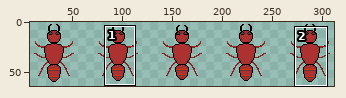
File history of a sprite sheet, assets/Basic Ant Idle.png. Above, an overview of the earlier version with the close-up marked.
Close-up. The starting point:
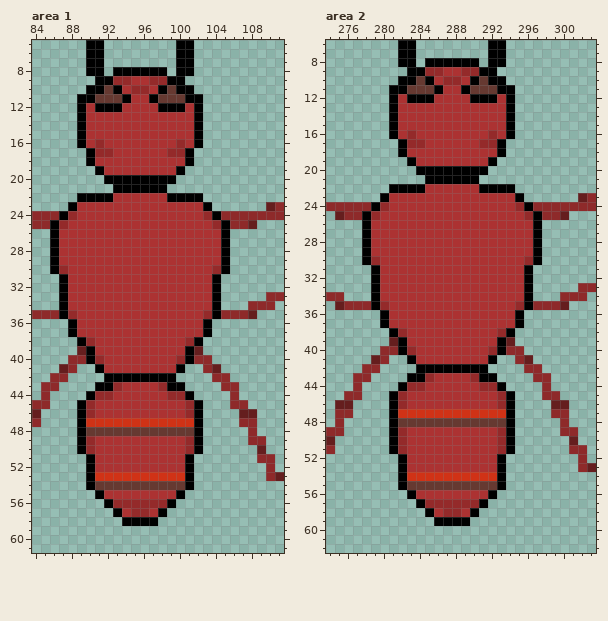
The file is 320x64 pixels. Shown: area 1: x 84..111, y 5..61; area 2: x 274..303, y 6..62. The wide view leaves out empty margins. The commit also changed other parts of the picture, which this record leaves out.
Now the later version:
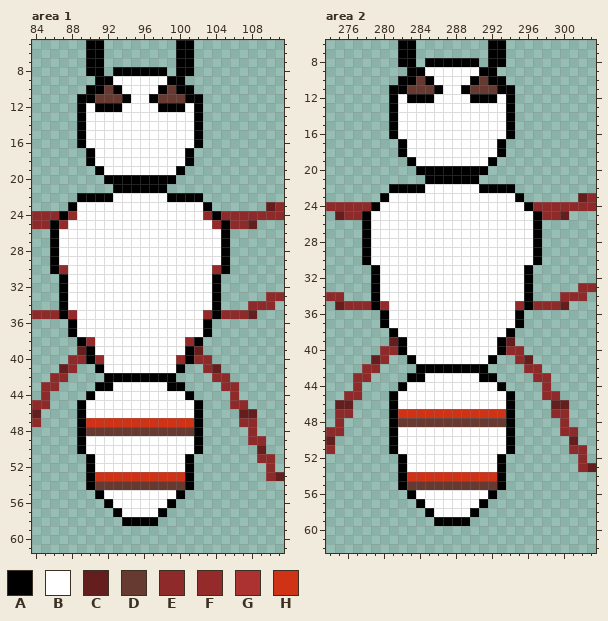
Palette (. is transparent): A #000000  B #ffffff  C #651e1e  D #663931  E #8e2a2a  F #942a2a  G #ac3232  H #d03216
Changes in this commit:
Changed rows in their new state; - is an unchanged pixel.
Area 1:
first column x 87:
 9 ------BBBBBB------
10 -------BBBB-------
11 --------BB--------
12 ---B---BBBB---B---
13 ---BBBBBBBBBBBB---
14 ---BBBBBBBBBBBB---
15 ---BBBBBBBBBBBB---
16 ---BBBBBBBBBBBB---
17 ----BBBBBBBBBB----
18 ----BBBBBBBBBB----
19 -----BBBBBBBB-----
22 ------BBBBBB------
23 --BBBBBBBBBBBBBB--
24 --BBBBBBBBBBBBBB--
25 -BBBBBBBBBBBBBBBB-
26 BBBBBBBBBBBBBBBBBB
27 BBBBBBBBBBBBBBBBBB
28 BBBBBBBBBBBBBBBBBB
29 BBBBBBBBBBBBBBBBBB
30 -BBBBBBBBBBBBBBBB-
31 -BBBBBBBBBBBBBBBB-
32 -BBBBBBBBBBBBBBBB-
33 -BBBBBBBBBBBBBBBB-
34 -BBBBBBBBBBBBBBBB-
35 --BBBBBBBBBBBBBB--
36 --BBBBBBBBBBBBBB--
37 --BBBBBBBBBBBBBB--
38 ----BBBBBBBBBB----
39 ----BBBBBBBBBB----
40 -----BBBBBBBB-----
41 -----BBBBBBBB-----
43 ------BBBBBB------
44 ----BBBBBBBBBB----
45 ---BBBBBBBBBBBB---
46 ---BBBBBBBBBBBB---
49 ---BBBBBBBBBBBB---
50 ---BBBBBBBBBBBB---
51 ----BBBBBBBBBB----
52 ----BBBBBBBBBB----
55 -----BBBBBBBB-----
56 ------BBBBBB------
57 -------BBBB-------
Area 2:
first column x 279:
 9 ------BBBBBB------
10 -------BBBB-------
11 --------BB--------
12 ---B---BBBB---B---
13 ---BBBBBBBBBBBB---
14 ---BBBBBBBBBBBB---
15 ---BBBBBBBBBBBB---
16 ---BBBBBBBBBBBB---
17 ----BBBBBBBBBB----
18 ----BBBBBBBBBB----
19 -----BBBBBBBB-----
22 ------BBBBBB------
23 --BBBBBBBBBBBBBB--
24 -BBBBBBBBBBBBBBBB-
25 BBBBBBBBBBBBBBBBBB
26 BBBBBBBBBBBBBBBBBB
27 BBBBBBBBBBBBBBBBBB
28 BBBBBBBBBBBBBBBBBB
29 BBBBBBBBBBBBBBBBBB
30 BBBBBBBBBBBBBBBBBB
31 -BBBBBBBBBBBBBBBB-
32 -BBBBBBBBBBBBBBBB-
33 -BBBBBBBBBBBBBBBB-
34 -BBBBBBBBBBBBBBBB-
35 --BBBBBBBBBBBBBB--
36 --BBBBBBBBBBBBBB--
37 --BBBBBBBBBBBBBB--
38 ---BBBBBBBBBBBB---
39 ----BBBBBBBBBB----
40 ----BBBBBBBBBB----
41 -----BBBBBBBB-----
43 ------BBBBBB------
44 ----BBBBBBBBBB----
45 ---BBBBBBBBBBBB---
46 ---BBBBBBBBBBBB---
49 ---BBBBBBBBBBBB---
50 ---BBBBBBBBBBBB---
51 ---BBBBBBBBBBBB---
52 ----BBBBBBBBBB----
53 ----BBBBBBBBBB----
56 -----BBBBBBBB-----
57 ------BBBBBB------
58 -------BBBB-------
Changed places in both close-ups, as pixel boxes (x1, y1, x2, y2):
changed: (59, 76, 221, 517)
changed: (371, 67, 533, 517)
